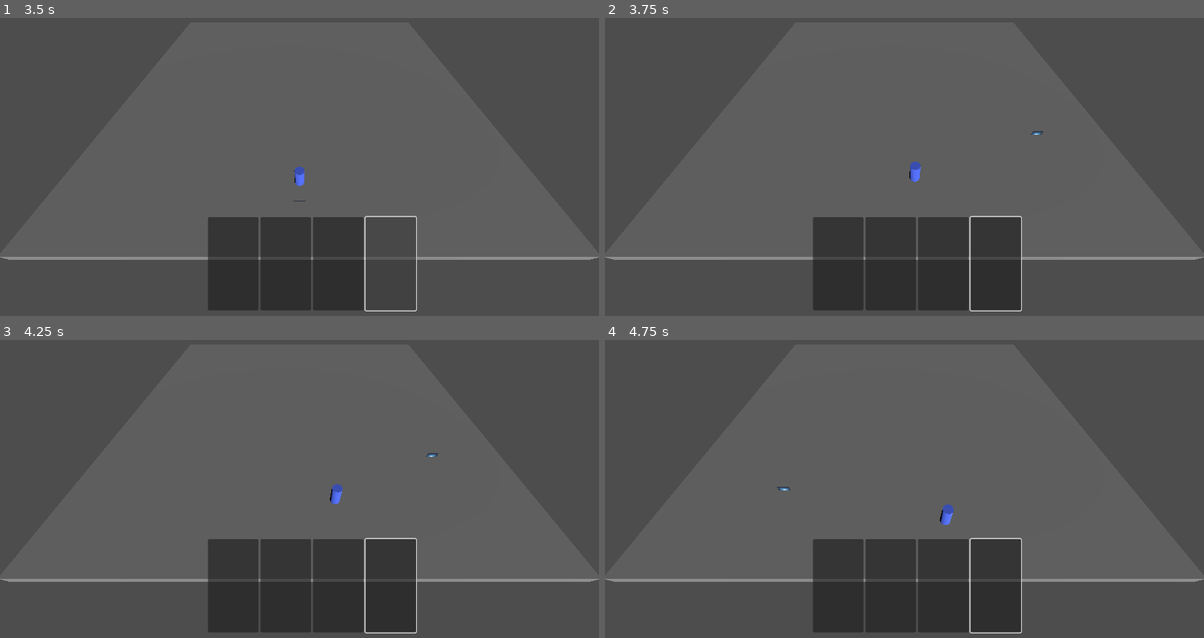
Above: before the commit, frames 1-4 (two rows, left to right).
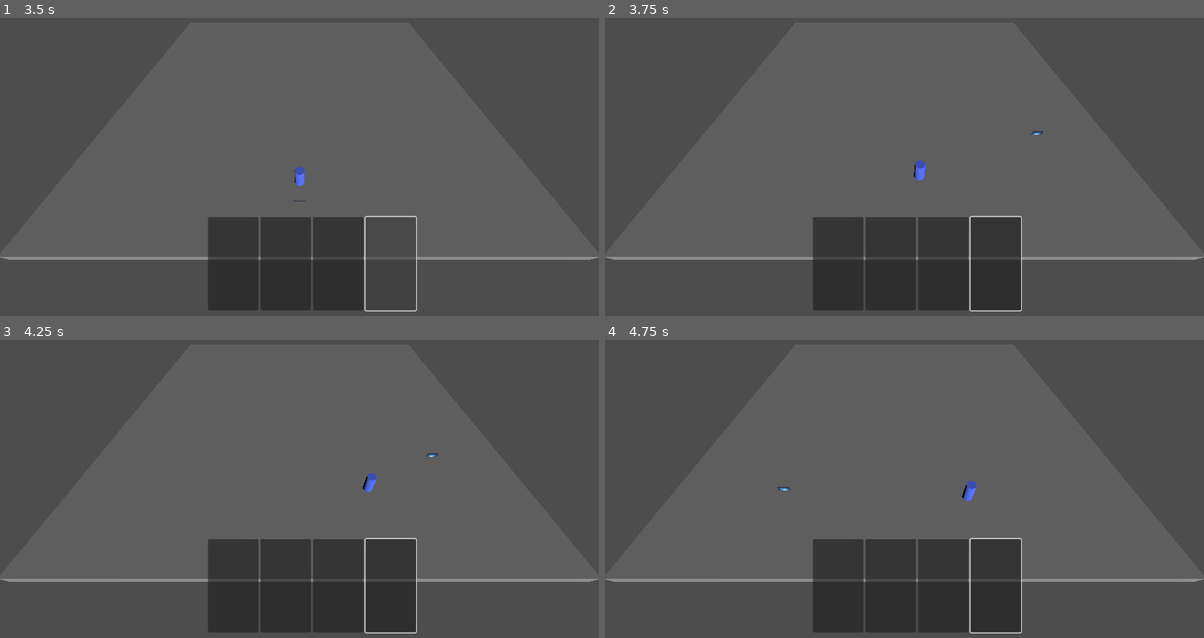
Above: after the commit, the same moments.

Repository: ValorZard/Priyanka-outdated
Game: Godot game, scene res://GameBoard/test_scene.tscn
Two runs of this game, one before a commit and one after it. Both use one fixed random seed, a clock stepped at 60 frames per second and the inputs below. The engine's default icon, where the game draws it, is replaced by a stand-in: a white triangle on a blue panel in a dark square.
Inputs (mouse positions are in pixels of both pictures, inside the frame that each line leads up to):
- Up to frame 1 (3.5 s): click (233, 262) at 0.5 s; click (287, 262) at 1.25 s; click (335, 262) at 2 s; click (389, 262) at 2.75 s
- Up to frame 2 (3.75 s): tap Enter (ui_accept) at 3.5 s; move the mouse to (1036, 134) at 3.52 s; hold Right (ui_right) from 3.53 s (still down); click (1036, 134) at 3.6 s
- Up to frame 3 (4.25 s): keep holding Right (ui_right); tap Enter (ui_accept) at 3.77 s
- Up to frame 4 (4.75 s): move the mouse to (784, 489) at 4.27 s; release Right (ui_right) at 4.28 s; hold Down (ui_down) from 4.28 s (still down); click (784, 489) at 4.35 s; tap Enter (ui_accept) at 4.52 s

Frame 1 is identical in both runs. In frame 2, 0.1% of the frame differs, in the area x 50-54%, y 47-56%; in frame 3, 0.2%; in frame 4, 0.2%, in the area x 55-63%, y 47-63%.

Commit message:
CHARACTER MOVES TOWARDS CURSOR

Diff:
--- a/GameBoard/GameBoard.gd
+++ b/GameBoard/GameBoard.gd
@@ -4,6 +4,8 @@
 const RAY_LENGTH = 1000.0
 
 var mouse_button_clicked : bool = false
+var current_cursor_position : Vector3 = Vector3.ZERO
+var character_movement_speed : float = 7.5
 
 # Called when the node enters the scene tree for the first time.
 func _ready():
@@ -17,27 +19,23 @@
 	elif event is InputEventMouseMotion:
 		#print("Mouse Motion at: ", event.position)
 		pass
-	# Print the size of the viewport.
-	# print("Viewport Resolution is: ", get_viewport_rect().size)
-	# code taken from https://docs.godotengine.org/en/stable/tutorials/physics/ray-casting.html
-	if event is InputEventMouseButton and event.pressed and event.button_index == 1:
-		mouse_button_clicked = true
-	else:
-		mouse_button_clicked = false
-	#$Cursor.position = Vector3(-5, 5, -5)
-	#print($Cursor.position)
 
 # Called every frame. 'delta' is the elapsed time since the previous frame.
 func _physics_process(delta):
-	if mouse_button_clicked:
+	# code taken from https://docs.godotengine.org/en/stable/tutorials/physics/ray-casting.html
+	if Input.is_action_just_released("left_mouse_click"):
 		# generate the raycast starting and ending points
 		var camera3d = $Camera3D
 		var from = camera3d.project_ray_origin(get_viewport().get_mouse_position())
 		var to = from + camera3d.project_ray_normal(get_viewport().get_mouse_position()) * RAY_LENGTH
-		print("from: ", from, " to: " , to)
+		# print("from: ", from, " to: " , to)
 		# actually create the raycast and check for overlaps
 		var space_state = get_world_3d().direct_space_state
 		var query = PhysicsRayQueryParameters3D.create(from, to)
 		var result : Dictionary = space_state.intersect_ray(query)
 		if result:
 			$Cursor.position = result["position"]
+			current_cursor_position = result["position"]
+
+	if current_cursor_position != Vector3.ZERO:
+		$CharacterUnit.position = $CharacterUnit.position.move_toward(current_cursor_position, character_movement_speed * delta)
